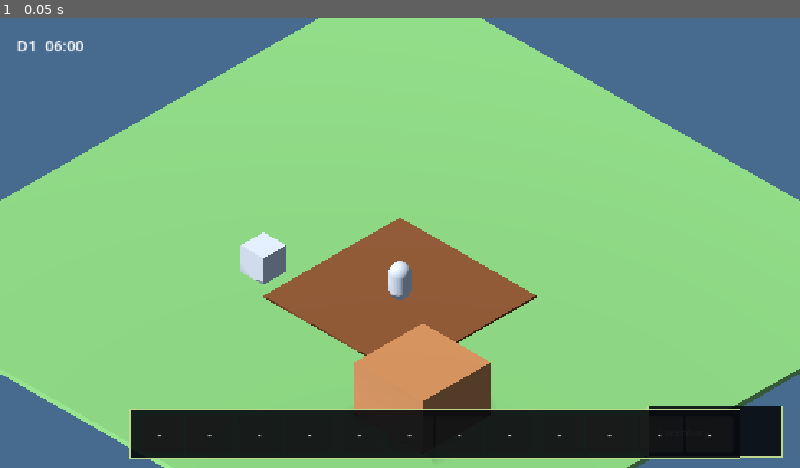
Above: before the commit, frame 1.
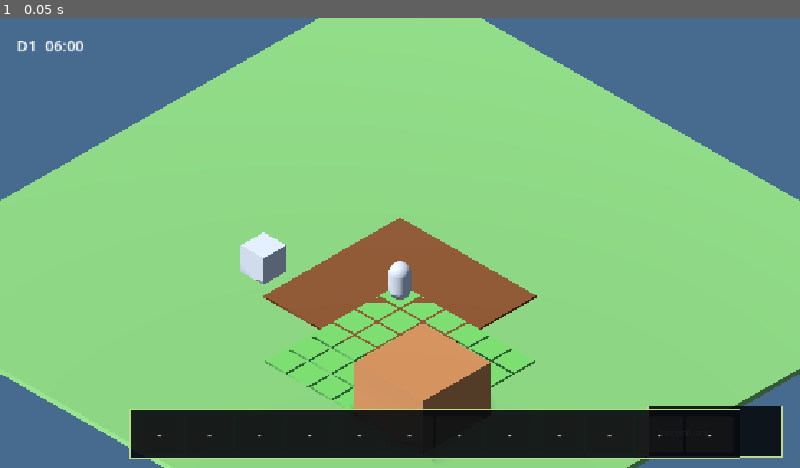
Above: after the commit, the same moment.

Repository: hoangarts1/nongtrai
Game: Godot game, scene res://scenes/main/main.tscn
The game is run twice, just before and just after one commit, with the same random seed, the same clock (stepped at 60 frames per second) and the same inputs.
Inputs:
- Up to frame 1 (0.05 s): no input

The runs differ from the first frame. In frame 1, 1.4% of the frame differs, in the area x 33-67%, y 60-86%.

Commit message:
feat: add farm view placeholders
Co-authored-by: Copilot <223556219+Copilot@users.noreply.github.com>

Diff:
--- a/scenes/world/gray_box_world.tscn
+++ b/scenes/world/gray_box_world.tscn
@@ -4,6 +4,7 @@
 [ext_resource type="PackedScene" path="res://scenes/player/player.tscn" id="2_player"]
 [ext_resource type="Script" path="res://scripts/view/camera_rig.gd" id="3_camera_rig"]
 [ext_resource type="Script" path="res://scripts/components/interaction_prompt.gd" id="4_prompt"]
+[ext_resource type="Script" path="res://scripts/view/farm_view.gd" id="5_farm"]
 
 [sub_resource type="Environment" id="Environment_world"]
 background_mode = 1
@@ -81,6 +82,9 @@
 mesh = SubResource("Mesh_soil")
 position = Vector3(0.5, 0.04, 0.5)
 
+[node name="FarmView" type="Node3D" parent="."]
+script = ExtResource("5_farm")
+
 [node name="House" type="MeshInstance3D" parent="."]
 mesh = SubResource("Mesh_house")
 position = Vector3(5.5, 1, 4.5)
--- a/scripts/domain/farm_grid_state.gd
+++ b/scripts/domain/farm_grid_state.gd
@@ -14,6 +14,9 @@
 signal plot_changed(cell: Vector2i)
 
 var _plots: Dictionary = {}
+
+func get_plot(cell: Vector2i) -> Dictionary:
+	return (_plots.get(cell, {}) as Dictionary).duplicate(true)
 
 func till_cell(cell: Vector2i) -> bool:
 	var plot: Dictionary = _plots.get(cell, {})
--- /dev/null
+++ b/scripts/view/farm_view.gd
@@ -0,0 +1,85 @@
+## FarmView — placeholder grid renderer driven by FarmGridState.
+## API:
+##   func configure(farm_state: FarmGridState) -> void
+##   func get_cell_view(cell: Vector2i) -> MeshInstance3D
+##   func get_crop_view(cell: Vector2i) -> MeshInstance3D
+class_name FarmView
+extends Node3D
+
+@export var grid_size: Vector2i = Vector2i(6, 6)
+@export var cell_size: float = 1.0
+
+var _farm_state: FarmGridState
+var _cells: Dictionary = {}
+var _crops: Dictionary = {}
+
+func _ready() -> void:
+	_build_grid()
+
+func configure(farm_state: FarmGridState) -> void:
+	_farm_state = farm_state
+	_farm_state.plot_changed.connect(_on_plot_changed)
+	_render_all()
+
+func get_cell_view(cell: Vector2i) -> MeshInstance3D:
+	return _cells.get(cell) as MeshInstance3D
+
+func get_crop_view(cell: Vector2i) -> MeshInstance3D:
+	return _crops.get(cell) as MeshInstance3D
+
+func _build_grid() -> void:
+	for child: Node in get_children():
+		child.free()
+	_cells.clear()
+	_crops.clear()
+	for z: int in range(grid_size.y):
+		for x: int in range(grid_size.x):
+			var cell: Vector2i = Vector2i(x, z)
+			var soil: MeshInstance3D = MeshInstance3D.new()
+			soil.name = "Cell_%d_%d" % [x, z]
+			var mesh: BoxMesh = BoxMesh.new()
+			mesh.size = Vector3(cell_size * 0.92, 0.08, cell_size * 0.92)
+			soil.mesh = mesh
+			soil.position = GridMath.cell_to_world(cell) + Vector3(0.0, 0.04, 0.0)
+			add_child(soil)
+			_cells[cell] = soil
+			var crop: MeshInstance3D = MeshInstance3D.new()
+			crop.name = "Crop_%d_%d" % [x, z]
+			var crop_mesh: BoxMesh = BoxMesh.new()
+			crop_mesh.size = Vector3(0.28, 0.35, 0.28)
+			crop.mesh = crop_mesh
+			crop.position = GridMath.cell_to_world(cell) + Vector3(0.0, 0.25, 0.0)
+			crop.visible = false
+			add_child(crop)
+			_crops[cell] = crop
+	_render_all()
+
+func _render_all() -> void:
+	for cell: Vector2i in _cells.keys():
+		_render_cell(cell)
+
+func _on_plot_changed(cell: Vector2i) -> void:
+	_render_cell(cell)
+
+func _render_cell(cell: Vector2i) -> void:
+	var soil: MeshInstance3D = get_cell_view(cell)
+	var crop: MeshInstance3D = get_crop_view(cell)
+	if soil == null or crop == null:
+		return
+	var plot: Dictionary = {} if _farm_state == null else _farm_state.get_plot(cell)
+	var tilled: bool = bool(plot.get("tilled", false))
+	var watered: bool = bool(plot.get("watered", false))
+	var crop_id: StringName = plot.get("crop_id", &"")
+	var color: Color = Color(0.30, 0.52, 0.24, 1.0)
+	if tilled:
+		color = Color(0.38, 0.22, 0.11, 1.0)
+	if watered:
+		color = Color(0.20, 0.32, 0.55, 1.0)
+	var material: StandardMaterial3D = StandardMaterial3D.new()
+	material.albedo_color = color
+	soil.material_override = material
+	crop.visible = not crop_id.is_empty()
+	if crop.visible:
+		var crop_material: StandardMaterial3D = StandardMaterial3D.new()
+		crop_material.albedo_color = Color(0.32, 0.75, 0.20, 1.0)
+		crop.material_override = crop_material
--- a/scripts/view/main.gd
+++ b/scripts/view/main.gd
@@ -6,15 +6,19 @@
 @onready var inventory_panel: InventoryPanel = $InventoryPanel
 @onready var hud_button_bar = $HudButtonBar
 @onready var hotbar_panel = $HotbarPanel
+@onready var farm_view: Node3D = $GrayBoxWorld/FarmView
 var inventory
+var farm_state: FarmGridState
 
 func _ready() -> void:
 	Localization.load_translations()
 	if is_instance_valid(debug_menu):
 		debug_menu.configure(world.player)
 	inventory = preload("res://scripts/domain/inventory_state.gd").new()
+	farm_state = preload("res://scripts/domain/farm_grid_state.gd").new()
 	inventory_panel.configure(inventory, world.player)
 	hotbar_panel.configure(inventory)
+	farm_view.call("configure", farm_state)
 	debug_menu.configure_inventory(inventory)
 	var _inventory_button: Button = hud_button_bar.register_button(
 		&"inventory",
--- /dev/null
+++ b/tests/unit/test_farm_view.gd
@@ -0,0 +1,20 @@
+extends GutTest
+
+func test_farm_view_builds_visible_cells_and_updates_crop_visual() -> void:
+	var scene: PackedScene = preload("res://scenes/main/main.tscn")
+	var main: Node = scene.instantiate()
+	get_tree().root.add_child(main)
+	await get_tree().process_frame
+	var farm_view: Node3D = main.get_node("GrayBoxWorld/FarmView")
+	var cell_view: MeshInstance3D = farm_view.call("get_cell_view", Vector2i(0, 0)) as MeshInstance3D
+	var crop_view: MeshInstance3D = farm_view.call("get_crop_view", Vector2i(0, 0)) as MeshInstance3D
+	assert_not_null(cell_view)
+	assert_true(cell_view.visible)
+	assert_not_null(cell_view.mesh)
+	assert_not_null(crop_view)
+	assert_false(crop_view.visible)
+	assert_true(main.farm_state.till_cell(Vector2i(0, 0)))
+	assert_true(main.farm_state.plant_crop(Vector2i(0, 0), &"turnip"))
+	await get_tree().process_frame
+	assert_true(crop_view.visible)
+	main.queue_free()
Not shown, changed: docs/API_INDEX.md
Not shown, changed: docs/PROGRESS.md
